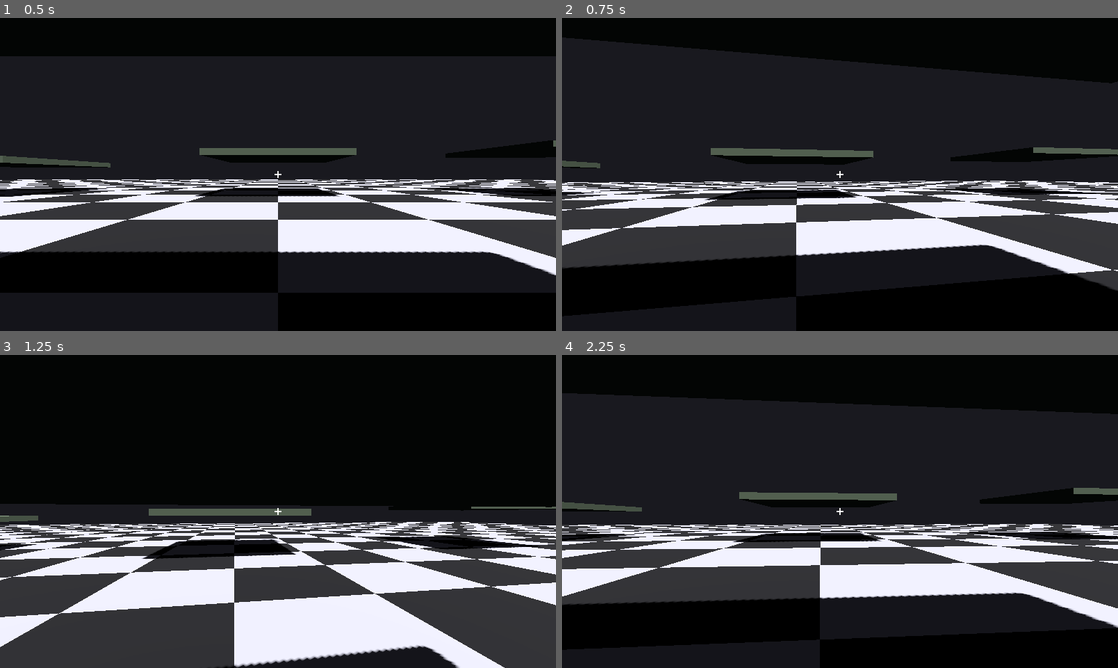
Above: before the commit, frames 1-4 (two rows, left to right).
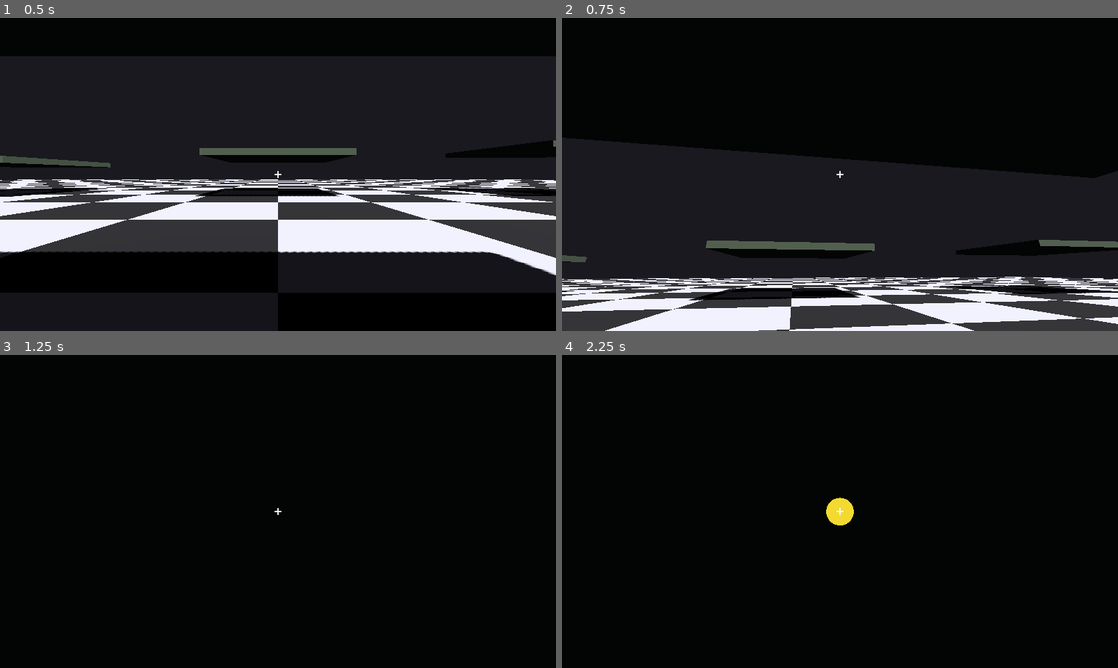
Above: after the commit, the same moments.

Repository: radomirsky/190K-G.O.P
Game: Godot game, scene res://main.tscn
Two runs of this game, one before a commit and one after it. Both use one fixed random seed, a clock stepped at 60 frames per second and the inputs below.
Inputs (mouse positions are in pixels of both pictures, inside the frame that each line leads up to):
- Up to frame 1 (0.5 s): no input
- Up to frame 2 (0.75 s): tap Enter at 0.5 s; move the mouse to (867, 174) at 0.52 s; hold Up from 0.53 s (still down); tap R at 0.6 s; click (867, 174) at 0.67 s
- Up to frame 3 (1.25 s): keep holding Up; tap Space at 0.77 s
- Up to frame 4 (2.25 s): keep holding Up; move the mouse to (812, 511) at 1.27 s; tap Q at 1.35 s; click (812, 511) at 1.42 s; tap Space at 1.52 s; tap R at 1.55 s; move the mouse to (851, 505) at 2.02 s; hold Shift from 2.03 s (still down); click (851, 505) at 2.17 s

Frame 1 is identical in both runs. In frame 2, 74% of the frame differs, in the area x 0-100%, y 6-100%; in frame 3, 48%; in frame 4, 61%.

Commit message:
Поворот головы: стрелки; мышь+ПКМ при видимом курсоре
Made-with: Cursor

Diff:
--- a/player.gd
+++ b/player.gd
@@ -18,6 +18,7 @@
 @export var glue_look_distance: float = 4.0
 @export var glue_pair_max_distance: float = 1.45
 @export var aim_ray_length: float = 48.0
+@export var look_key_speed: float = 1.85
 
 var gravity: float = ProjectSettings.get_setting("physics/3d/default_gravity")
 
@@ -59,6 +60,14 @@
 		Input.mouse_mode = Input.MOUSE_MODE_CAPTURED
 
 
+func _clamp_camera_pitch() -> void:
+	_camera_pivot.rotation.x = clampf(
+		_camera_pivot.rotation.x,
+		-PI / 2.0 + 0.02,
+		PI / 2.0 - 0.02
+	)
+
+
 func _input(event: InputEvent) -> void:
 	if event is InputEventKey and event.pressed and not event.echo and event.keycode == KEY_SPACE:
 		_jump_requested = true
@@ -74,14 +83,18 @@
 			Input.mouse_mode = Input.MOUSE_MODE_CAPTURED
 		get_viewport().set_input_as_handled()
 
-	if event is InputEventMouseMotion and Input.mouse_mode == Input.MOUSE_MODE_CAPTURED:
-		rotate_y(-event.relative.x * mouse_sensitivity)
-		_camera_pivot.rotate_x(-event.relative.y * mouse_sensitivity)
-		_camera_pivot.rotation.x = clampf(
-			_camera_pivot.rotation.x,
-			-PI / 2.0 + 0.02,
-			PI / 2.0 - 0.02
-		)
+	if event is InputEventMouseMotion:
+		var can_look := Input.mouse_mode == Input.MOUSE_MODE_CAPTURED
+		if (
+			not can_look
+			and Input.mouse_mode == Input.MOUSE_MODE_VISIBLE
+			and Input.is_mouse_button_pressed(MOUSE_BUTTON_RIGHT)
+		):
+			can_look = true
+		if can_look:
+			rotate_y(-event.relative.x * mouse_sensitivity)
+			_camera_pivot.rotate_x(-event.relative.y * mouse_sensitivity)
+			_clamp_camera_pitch()
 
 	if (
 		event is InputEventMouseButton
@@ -176,6 +189,23 @@
 	move_and_slide()
 	_apply_body_pushes(move_vel)
 
+	var lk := look_key_speed * delta
+	if Input.is_key_pressed(KEY_LEFT):
+		rotate_y(lk)
+	if Input.is_key_pressed(KEY_RIGHT):
+		rotate_y(-lk)
+	if Input.is_key_pressed(KEY_UP):
+		_camera_pivot.rotate_x(lk)
+	if Input.is_key_pressed(KEY_DOWN):
+		_camera_pivot.rotate_x(-lk)
+	if (
+		Input.is_key_pressed(KEY_LEFT)
+		or Input.is_key_pressed(KEY_RIGHT)
+		or Input.is_key_pressed(KEY_UP)
+		or Input.is_key_pressed(KEY_DOWN)
+	):
+		_clamp_camera_pitch()
+
 	if _held:
 		_held.global_position = _hold_point.global_position
 		_held.linear_velocity = Vector3.ZERO
